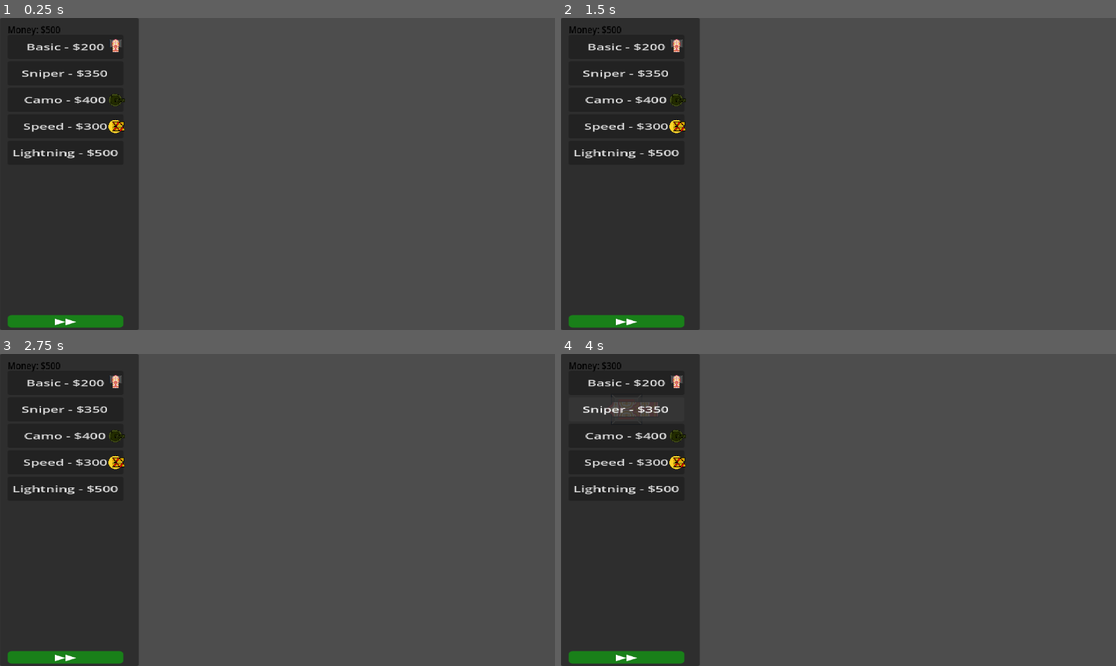
Above: before the commit, frames 1-4 (two rows, left to right).
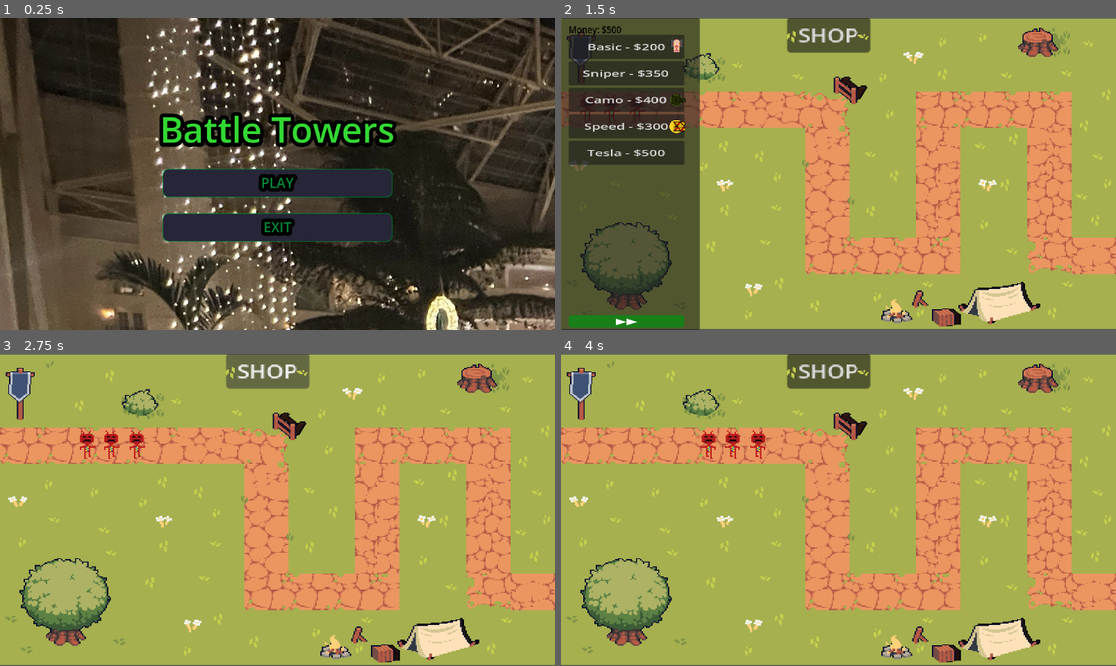
Above: after the commit, the same moments.

Repository: Matthewfrogman/Battle_towers
Game: Godot game, scene res://scenes/main_menu.tscn
Two runs of this game, one before a commit and one after it. Both use one fixed random seed, a clock stepped at 60 frames per second and the inputs below. Before the commit the project starts from res://scenes/shop.tscn.
Inputs (mouse positions are in pixels of both pictures, inside the frame that each line leads up to):
- Up to frame 1 (0.25 s): no input
- Up to frame 2 (1.5 s): click (838, 183) at 0.5 s, where only the run after the commit has a clickable "PLAY"; click (838, 230) at 1.25 s, where only the run after the commit has a clickable "PLAY"
- Up to frame 3 (2.75 s): click (266, 369) at 2 s, where only the run after the commit has a clickable "SHOP"
- Up to frame 4 (4 s): click (627, 382) at 2.75 s, where only the run before the commit has a clickable "Basic - $200"; click (627, 410) at 3.5 s, where only the run before the commit has a clickable "Sniper - $350"

The runs differ from the first frame. In frame 1, 84% of the frame differs, in the area x 0-100%, y 0-100%; in frame 2, 91%; in frame 3, 99%; in frame 4, 99%.

Commit message:
added toggle to shop and tesla

Diff:
--- /dev/null
+++ b/control.gd
@@ -0,0 +1,23 @@
+extends Control
+
+var shop_open := true
+
+func _ready() -> void:
+	var toggle_btn = Button.new()
+	toggle_btn.text = "SHOP"
+	toggle_btn.custom_minimum_size = Vector2(120, 50)
+	toggle_btn.anchor_left = 0
+	toggle_btn.anchor_top = 0
+	toggle_btn.offset_left = 20
+	toggle_btn.offset_top = 20
+	add_child(toggle_btn)
+
+	toggle_btn.pressed.connect(_toggle_shop)
+
+func _toggle_shop() -> void:
+	shop_open = !shop_open
+
+	for child in get_children():
+		if child is Button and child.text == "SHOP":
+			continue
+		child.visible = shop_open
--- /dev/null
+++ b/control.tscn
@@ -0,0 +1,12 @@
+[gd_scene format=3 uid="uid://4hl03573mfjd"]
+
+[ext_resource type="Script" uid="uid://b63h5cib4kdou" path="res://control.gd" id="1_0fbet"]
+
+[node name="Control" type="Control" unique_id=2036375877]
+layout_mode = 3
+anchors_preset = 15
+anchor_right = 1.0
+anchor_bottom = 1.0
+grow_horizontal = 2
+grow_vertical = 2
+script = ExtResource("1_0fbet")
--- a/project.godot
+++ b/project.godot
@@ -11,7 +11,7 @@
 [application]
 
 config/name="Battle_Towers"
-run/main_scene="uid://7c5fgd6cuy2o"
+run/main_scene="uid://7vd1hu60bn7b"
 config/features=PackedStringArray("4.6", "Forward Plus")
 config/icon="res://icon.svg"
 
--- /dev/null
+++ b/scenes/control.gd
@@ -0,0 +1,23 @@
+extends Control
+
+var shop_open := true
+
+func _ready() -> void:
+	var toggle_btn = Button.new()
+	toggle_btn.text = "SHOP"
+	toggle_btn.custom_minimum_size = Vector2(60, 25)
+	toggle_btn.anchor_left = 0
+	toggle_btn.anchor_top = 0
+	toggle_btn.offset_left = 163
+	toggle_btn.offset_top = 15
+	add_child(toggle_btn)
+
+	toggle_btn.pressed.connect(_toggle_shop)
+
+func _toggle_shop() -> void:
+	shop_open = !shop_open
+
+	for child in get_children():
+		if child is Button and child.text == "SHOP":
+			continue
+		child.visible = shop_open
--- a/scenes/shop.gd
+++ b/scenes/shop.gd
@@ -5,15 +5,15 @@
 	"Basic": "res://Towers/basic_tower.tscn",
 	"Sniper": "res://Towers/sniper_tower.tscn",
 	"Camo": "res://Towers/camo_tower.tscn",
-	"Speed": "res://Towers/speed_tower.tscn",
-	"Lightning": "res://Towers/lightning_tower.tscn"
+	"Speed": "res://Towers/ice_tower.tscn",
+	"Tesla": "res://Towers/tesla.tscn"
 }
 var tower_costs = {
 	"Basic": 200,
 	"Sniper": 350,
 	"Camo": 400,
 	"Speed": 300,
-	"Lightning": 500
+	"Tesla": 500
 }
 var fast_forward = false
 var ff_button = null
--- a/scenes/shop.tscn
+++ b/scenes/shop.tscn
@@ -7,18 +7,26 @@
 [ext_resource type="Texture2D" uid="uid://bs885t7hk4eqn" path="res://Towers/Images/camo_head.png" id="5_8r1wq"]
 [ext_resource type="Texture2D" uid="uid://csqiuxmrj13mo" path="res://Towers/Images/speedtower.png" id="6_ajxib"]
 [ext_resource type="Texture2D" uid="uid://bna63qbsmfinq" path="res://Towers/Images/speedtower_guns.png" id="7_y6sft"]
+[ext_resource type="Script" uid="uid://dkspbanfbcqvp" path="res://scenes/control.gd" id="8_y6sft"]
 
-[node name="CanvasLayer" type="CanvasLayer" unique_id=444425766]
+[node name="Control" type="Control" unique_id=1070400202]
+layout_mode = 3
+anchors_preset = 0
+offset_right = 40.0
+offset_bottom = 40.0
+script = ExtResource("8_y6sft")
+
+[node name="CanvasLayer" type="CanvasLayer" parent="." unique_id=444425766]
 script = ExtResource("1_lx5au")
 
-[node name="Panel" type="Panel" parent="." unique_id=458875383]
+[node name="Panel" type="Panel" parent="CanvasLayer" unique_id=458875383]
 anchors_preset = 9
 anchor_bottom = 1.0
 offset_right = 180.0
 grow_vertical = 2
 scale = Vector2(1.6000001, 1)
 
-[node name="MoneyLabel" type="Label" parent="Panel" unique_id=1939384034]
+[node name="MoneyLabel" type="Label" parent="CanvasLayer/Panel" unique_id=1939384034]
 layout_mode = 0
 offset_left = 53.124996
 offset_top = 6.0
@@ -28,38 +36,38 @@
 theme_override_font_sizes/font_size = 16
 text = "Money: $150"
 
-[node name="cannon" type="Node2D" parent="." unique_id=1091392193]
+[node name="cannon" type="Node2D" parent="CanvasLayer" unique_id=1091392193]
 
-[node name="Sprite2D" type="Sprite2D" parent="cannon" unique_id=704301060]
+[node name="Sprite2D" type="Sprite2D" parent="CanvasLayer/cannon" unique_id=704301060]
 position = Vector2(240.10002, 52.726563)
 scale = Vector2(0.404, 0.253)
 texture = ExtResource("2_1l46r")
 
-[node name="Sprite2D2" type="Sprite2D" parent="cannon" unique_id=2052660228]
+[node name="Sprite2D2" type="Sprite2D" parent="CanvasLayer/cannon" unique_id=2052660228]
 position = Vector2(240, 58.000004)
 scale = Vector2(0.404, 0.253)
 texture = ExtResource("3_032fp")
 
-[node name="camo_tower" type="Node2D" parent="." unique_id=821899877]
+[node name="camo_tower" type="Node2D" parent="CanvasLayer" unique_id=821899877]
 
-[node name="Sprite2D" type="Sprite2D" parent="camo_tower" unique_id=1176803442]
+[node name="Sprite2D" type="Sprite2D" parent="CanvasLayer/camo_tower" unique_id=1176803442]
 position = Vector2(234.25, 171.49086)
 scale = Vector2(0.11209067, 0.11209067)
 texture = ExtResource("4_2fc2m")
 
-[node name="Sprite2D2" type="Sprite2D" parent="camo_tower" unique_id=949104921]
+[node name="Sprite2D2" type="Sprite2D" parent="CanvasLayer/camo_tower" unique_id=949104921]
 position = Vector2(236.75, 171.55197)
 scale = Vector2(0.19332495, 0.19332495)
 texture = ExtResource("5_8r1wq")
 
-[node name="speed_tower" type="Node2D" parent="." unique_id=1229061688]
+[node name="speed_tower" type="Node2D" parent="CanvasLayer" unique_id=1229061688]
 
-[node name="Sprite2D" type="Sprite2D" parent="speed_tower" unique_id=883156649]
+[node name="Sprite2D" type="Sprite2D" parent="CanvasLayer/speed_tower" unique_id=883156649]
 position = Vector2(239.75, 235.36429)
 scale = Vector2(0.12531486, 0.12531486)
 texture = ExtResource("6_ajxib")
 
-[node name="Sprite2D2" type="Sprite2D" parent="speed_tower" unique_id=472978915]
+[node name="Sprite2D2" type="Sprite2D" parent="CanvasLayer/speed_tower" unique_id=472978915]
 position = Vector2(245.74998, 225.3643)
 scale = Vector2(0.18840581, 0.1884058)
 texture = ExtResource("7_y6sft")
Not shown, added: control.gd.uid
Not shown, added: scenes/control.gd.uid
